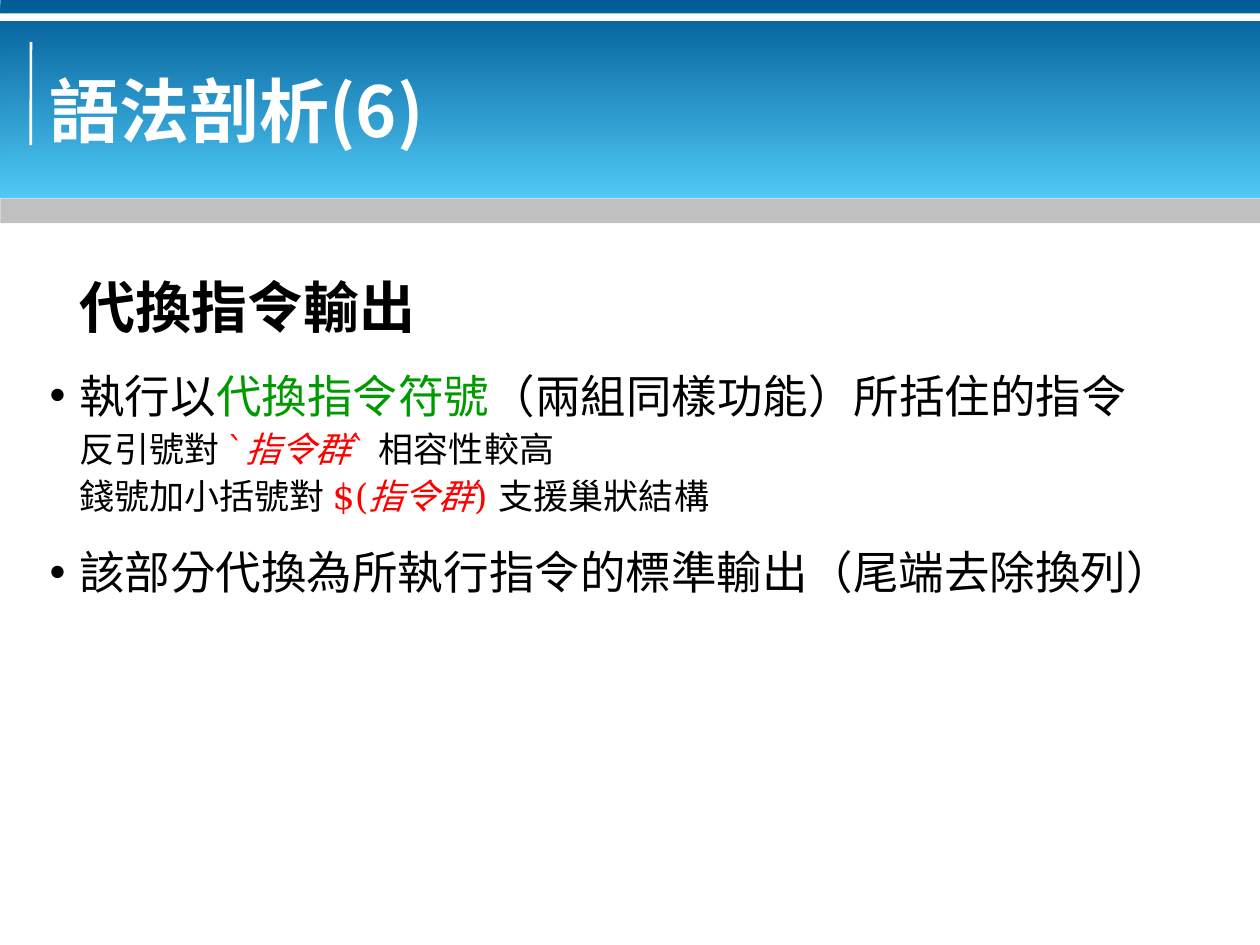
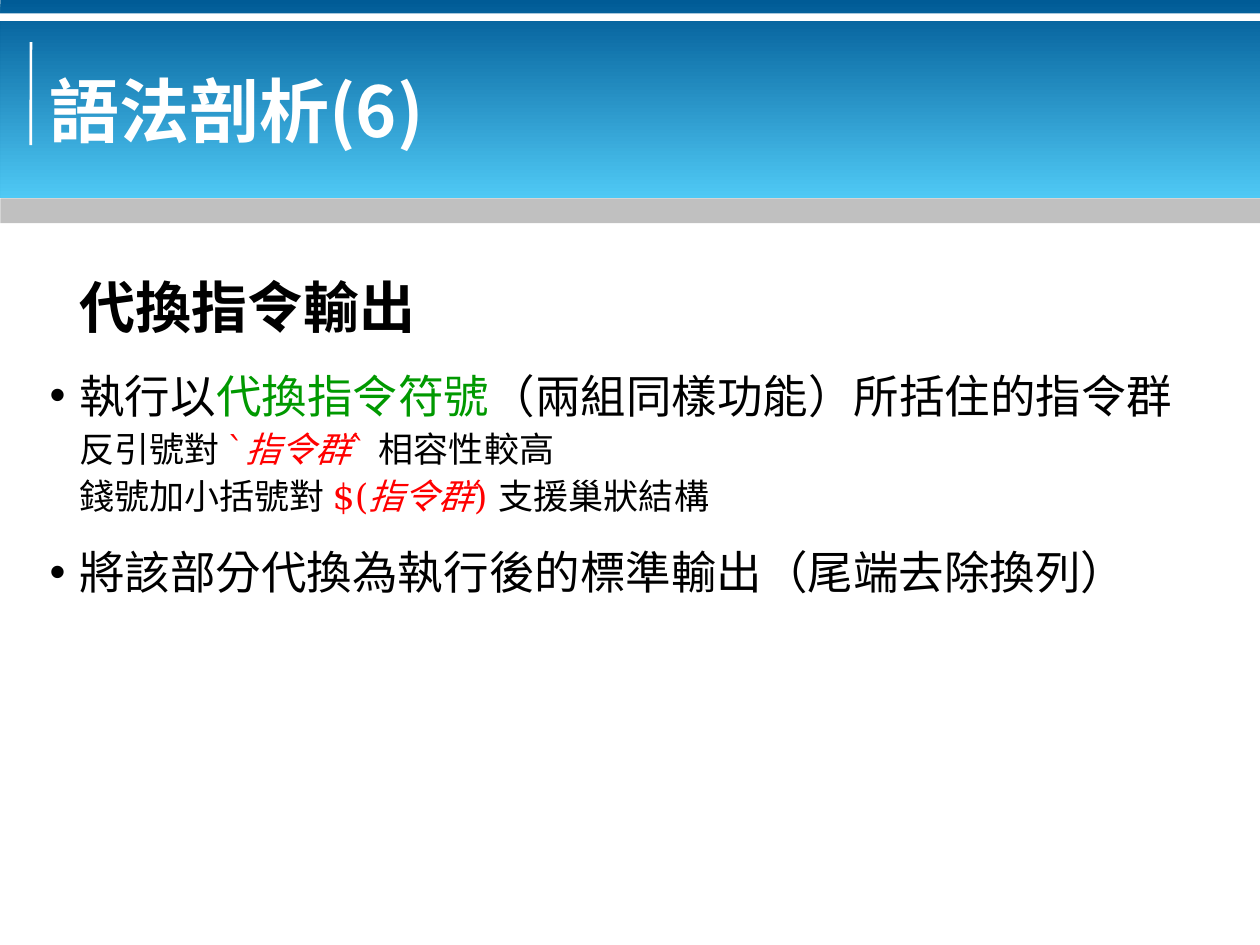
Before and after one commit to bluebat/.presentations, a slide deck: slide 12 of bash-basics.odp. Drawn at 1260x945 pixels with LibreOffice and Linux fonts; fonts in the diff are those of the drawing; background and template pictures are left out. Boxes give left, top, right and bottom in pixels: in the first picture for what was removed or moved away, otherwise in the second. Text is boxed around its words. In the diff, an @@ line names an element or a change of style, - is before the commit and + after.

```diff
--- a/bash-basics.odp
+++ b/bash-basics.odp
@@ text at [79, 374, 1172, 418]: text changed @@
-• 執行以代換指令符號（兩組同樣功能）所括住的指令
+• 執行以代換指令符號（兩組同樣功能）所括住的指令群
@@ text at [79, 550, 1126, 594]: text changed @@
-• 該部分代換為所執行指令的標準輸出（尾端去除換列）
+• 將該部分代換為執行後的標準輸出（尾端去除換列）
```
Also in this commit, not shown: 3 other slides changed.
